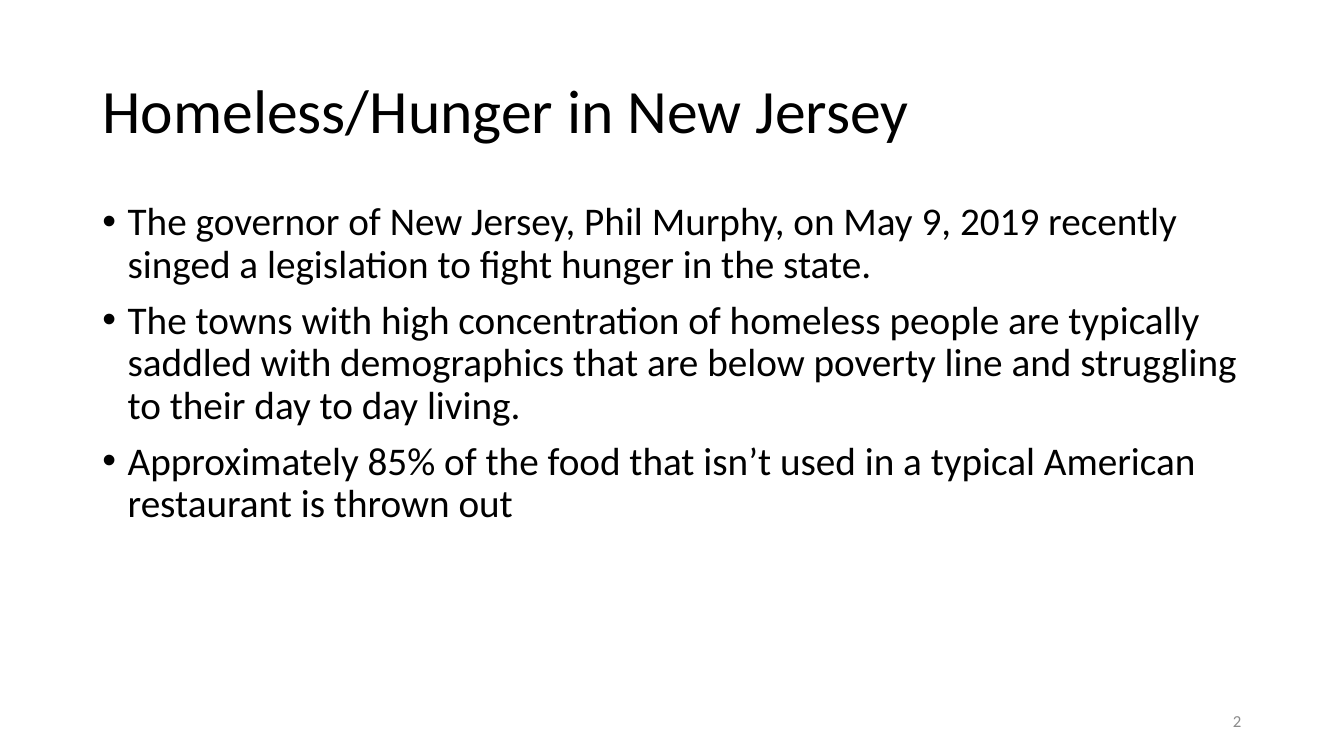
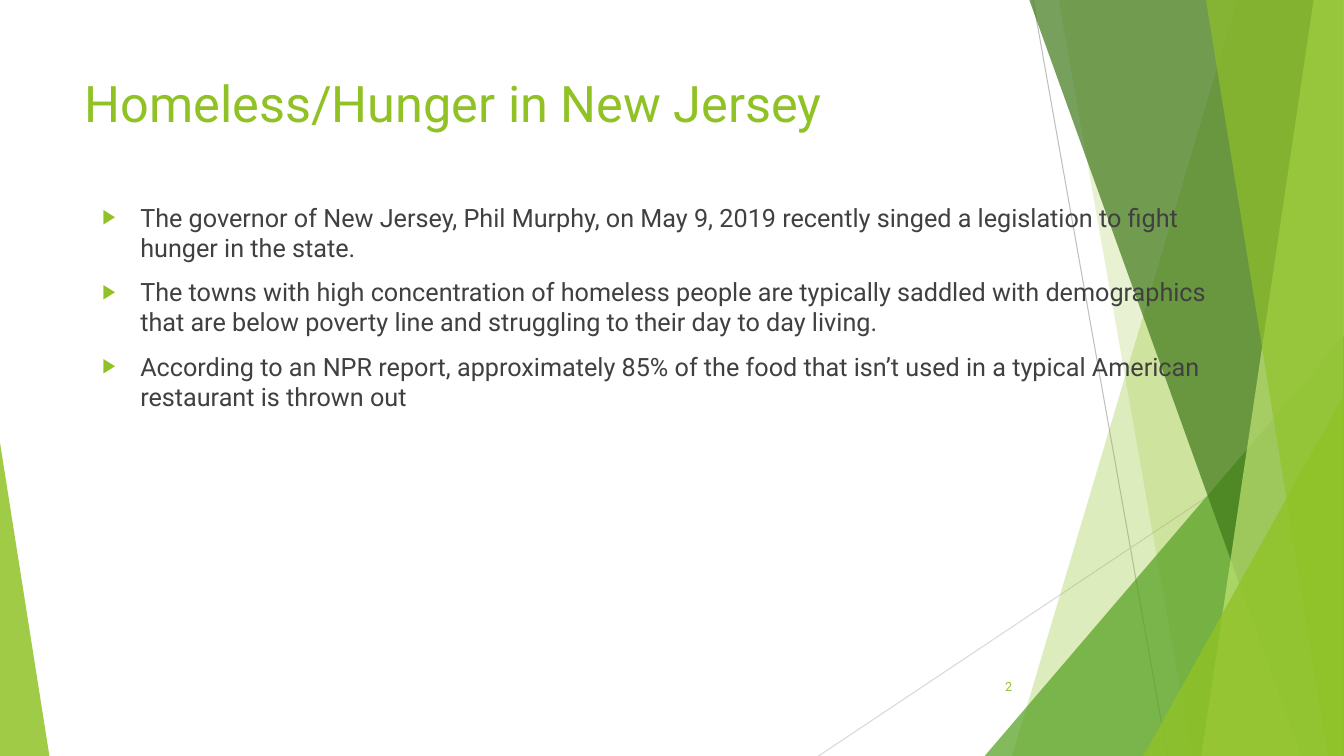
Before and after one commit to ussh0430/Applied-Data-Science-Capstone, a slide deck: slide 2 of Capstone Final Project Presentation.pptx. Drawn at 1344x756 pixels with LibreOffice and Linux fonts; fonts in the diff are those of the drawing. Boxes give left, top, right and bottom in pixels: in the first picture for what was removed or moved away, otherwise in the second. Text is boxed around its words. In the diff, an @@ line names an element or a change of style, - is before the commit and + after.

```diff
--- a/Capstone Final Project Presentation.pptx
+++ b/Capstone Final Project Presentation.pptx
@@ title "Homeless/Hunger in New Jersey": place and size @@
-title "Homeless/Hunger in New Jersey" at [102, 90, 909, 144]
+title "Homeless/Hunger in New Jersey" at [85, 84, 822, 133]
@@ title "Homeless/Hunger in New Jersey" at [85, 84, 822, 133]: size 44 to 36 pt, font Calibri to Roboto, text colour #000000 to #90C226; line spacing 0.9 to 1; vertical alignment middle to top @@
@@ text at [140, 204, 1206, 337]: size 28 to 18 pt, font Calibri to Roboto, text colour #000000 to #404040 in "The governor of New Jersey, Phil Murphy, ...", "The towns with high concentration of homeless ..."; bullet • to ▶; line spacing 0.9 to 1 @@
@@ text at [140, 353, 1199, 407]: text changed; size 28 to 18 pt; font Calibri to Roboto; text colour #000000 to #404040 @@
-• Approximately 85% of the food that isn’t used in a typical American restaurant is thrown out
+▶ According to an NPR report, approximately 85% of the food that isn’t used in a typical American restaurant is thrown out
@@ group added at [0, 0, 1344, 756]: 5 freeform shapes, 3 triangles, 2 lines @@
@@ page number: place and size @@
-page number at [1233, 716, 1241, 727]
+page number at [1005, 682, 1012, 691]
@@ page number at [1005, 682, 1012, 691]: size 12 to 9 pt, font Calibri to Roboto, text colour #8C8C8C to #90C226 @@
```
Also in this commit, not shown: 15 other slides changed, 1 other file.
